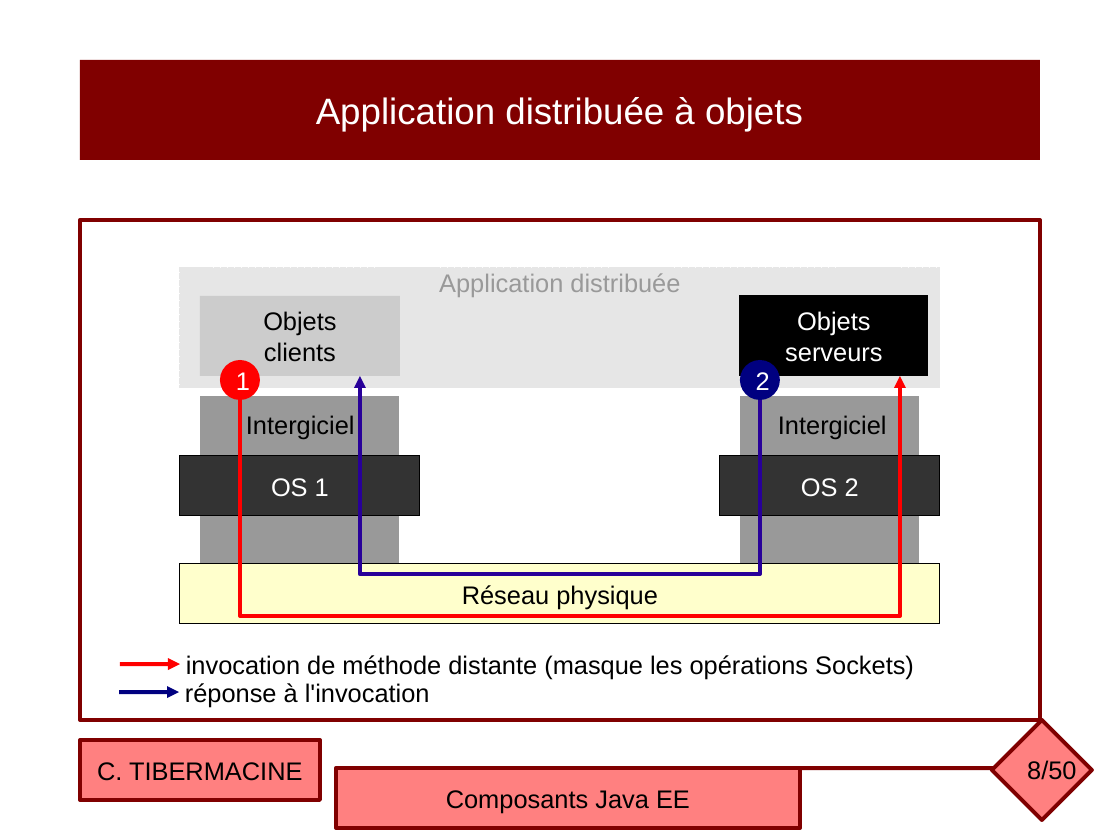
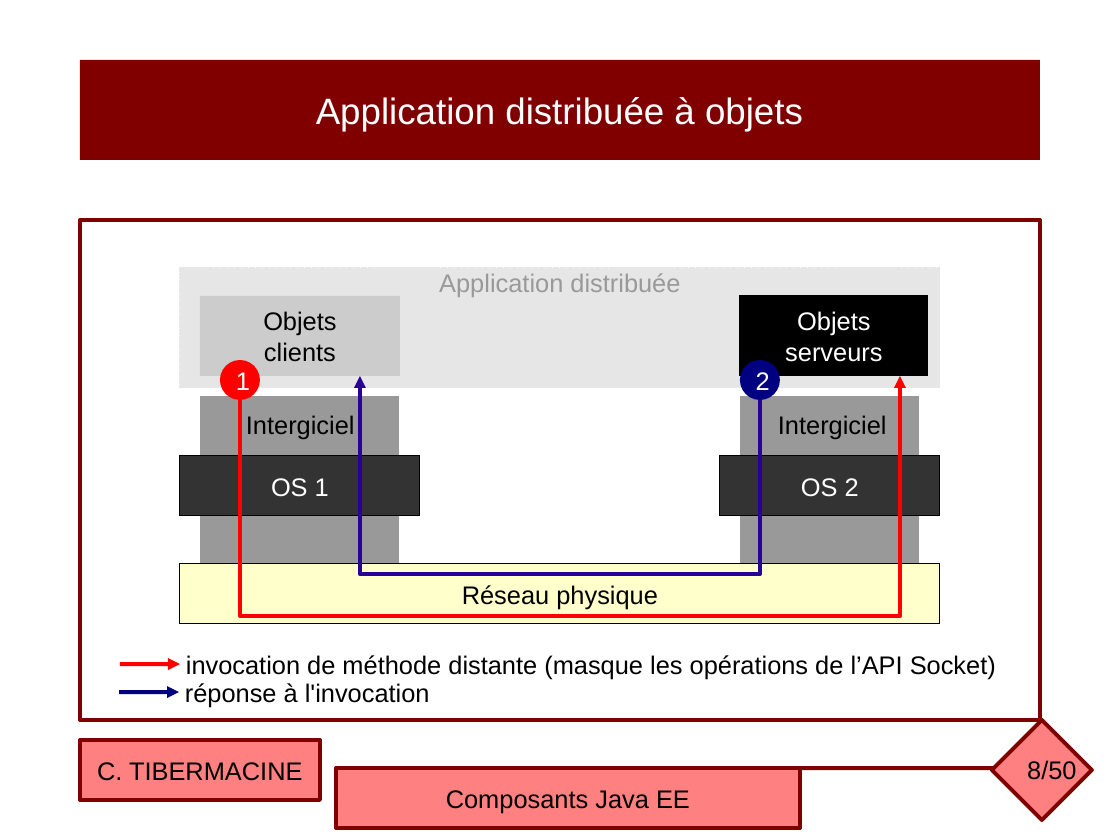
Before and after one commit to ctiber/composants, a slide deck: slide 8 of cours/cours1.odp. Drawn at 1120x840 pixels with LibreOffice and Linux fonts; fonts in the diff are those of the drawing. Boxes give left, top, right and bottom in pixels: in the first picture for what was removed or moved away, otherwise in the second. Text is boxed around its words. In the diff, an @@ line names an element or a change of style, - is before the commit and + after.

```diff
--- a/cours/cours1.odp
+++ b/cours/cours1.odp
@@ text at [186,655,996,679]: text changed @@
-invocation de méthode distante (masque les opérations Sockets)
+invocation de méthode distante (masque les opérations de l’API Socket)
```
Also in this commit, not shown: 7 other slides changed, 1 other file.
